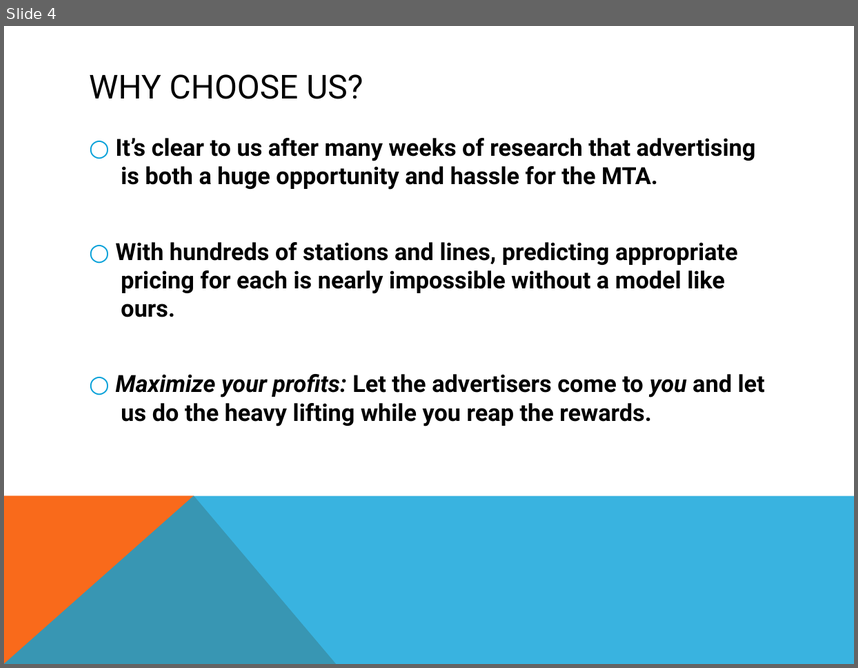
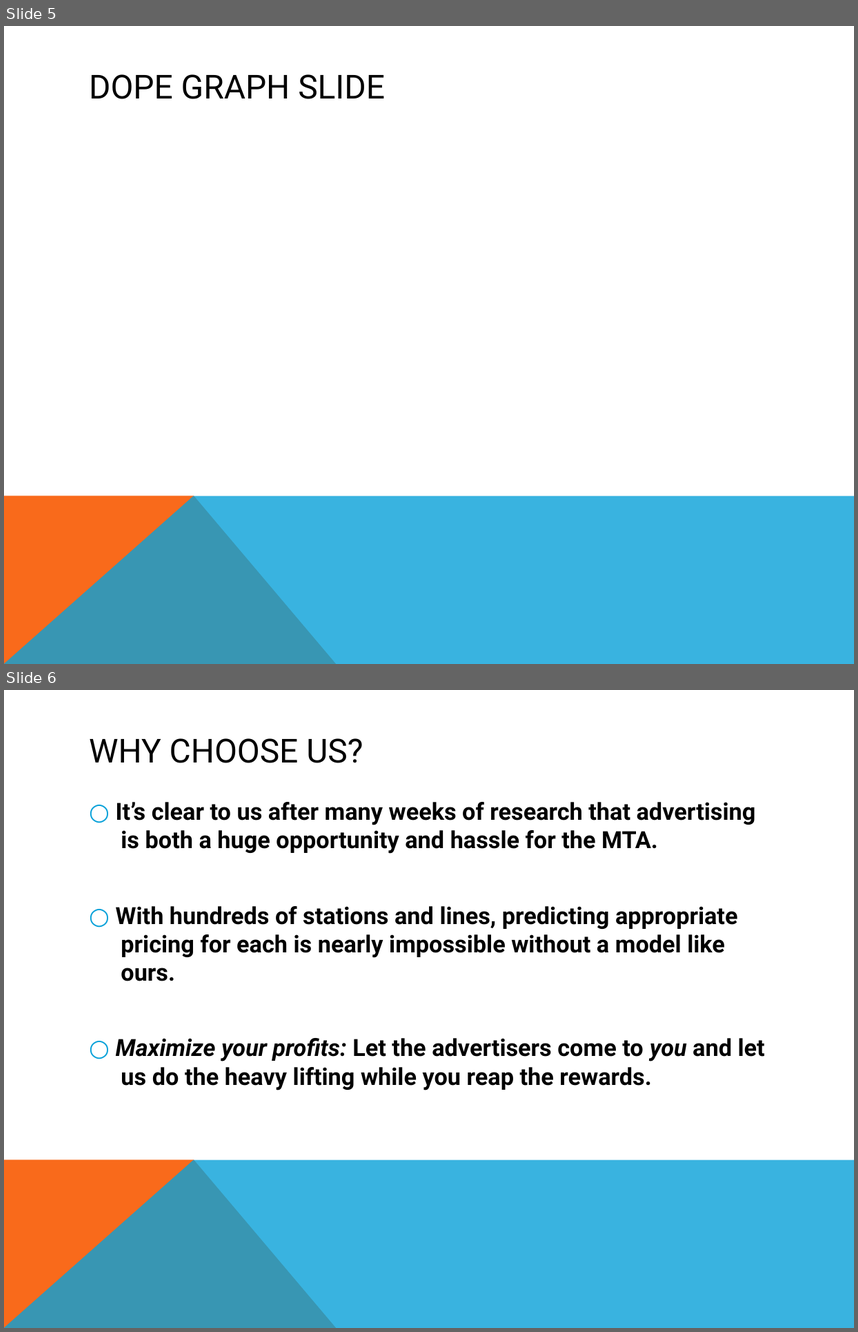
Before and after one commit to ashirwad08/MTA-data-exploration, a slide deck: benson-eway.pptx. Shown one above the other, each under a label of ours: slide 4 before the commit, slides 5 and 6 after it. The pictures are 858x668 and 858x1332 pixels, drawn with LibreOffice and Linux fonts; fonts in the diff are those of the drawing. Boxes give left, top, right and bottom in pixels: in the first picture for what was removed or moved away, otherwise in the second. Text is boxed around its words. In the diff, an @@ line names an element or a change of style, - is before the commit and + after.

```diff
--- a/benson-eway.pptx
+++ b/benson-eway.pptx
@@ slide 5 added at <box>4,26,854,664</box>, background #FFFFFF; not listed: 2 template elements that a slide beside it also shows @@
@@ title added at <box>89,74,385,99</box>, 28 pt, text #000000 @@
+DOPE GRAPH SLIDE
@@ what was slide 4 is now slide 6 @@
```
Also in this commit, not shown: 2 slides changed, 1 other slide added.
